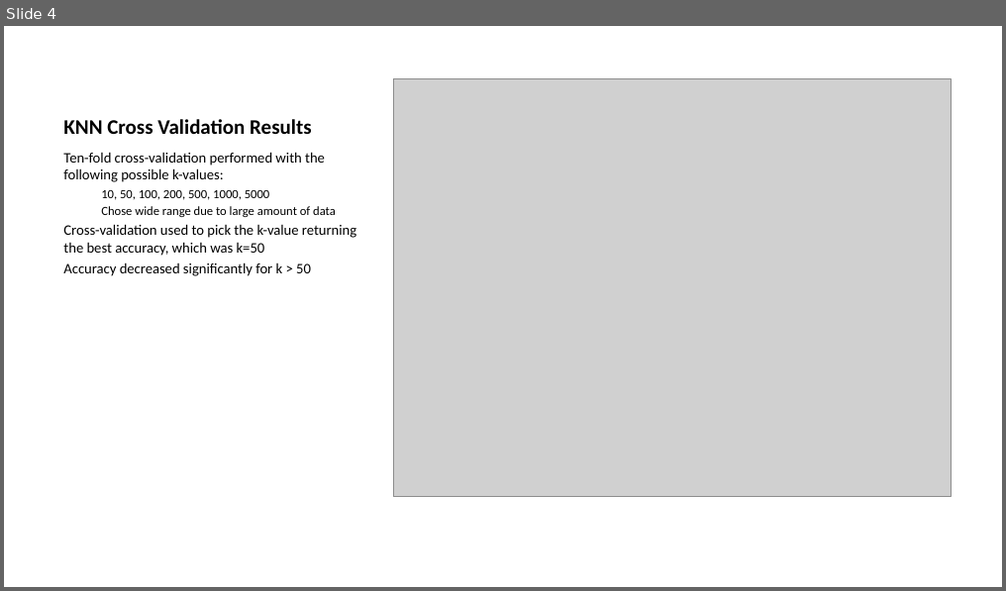
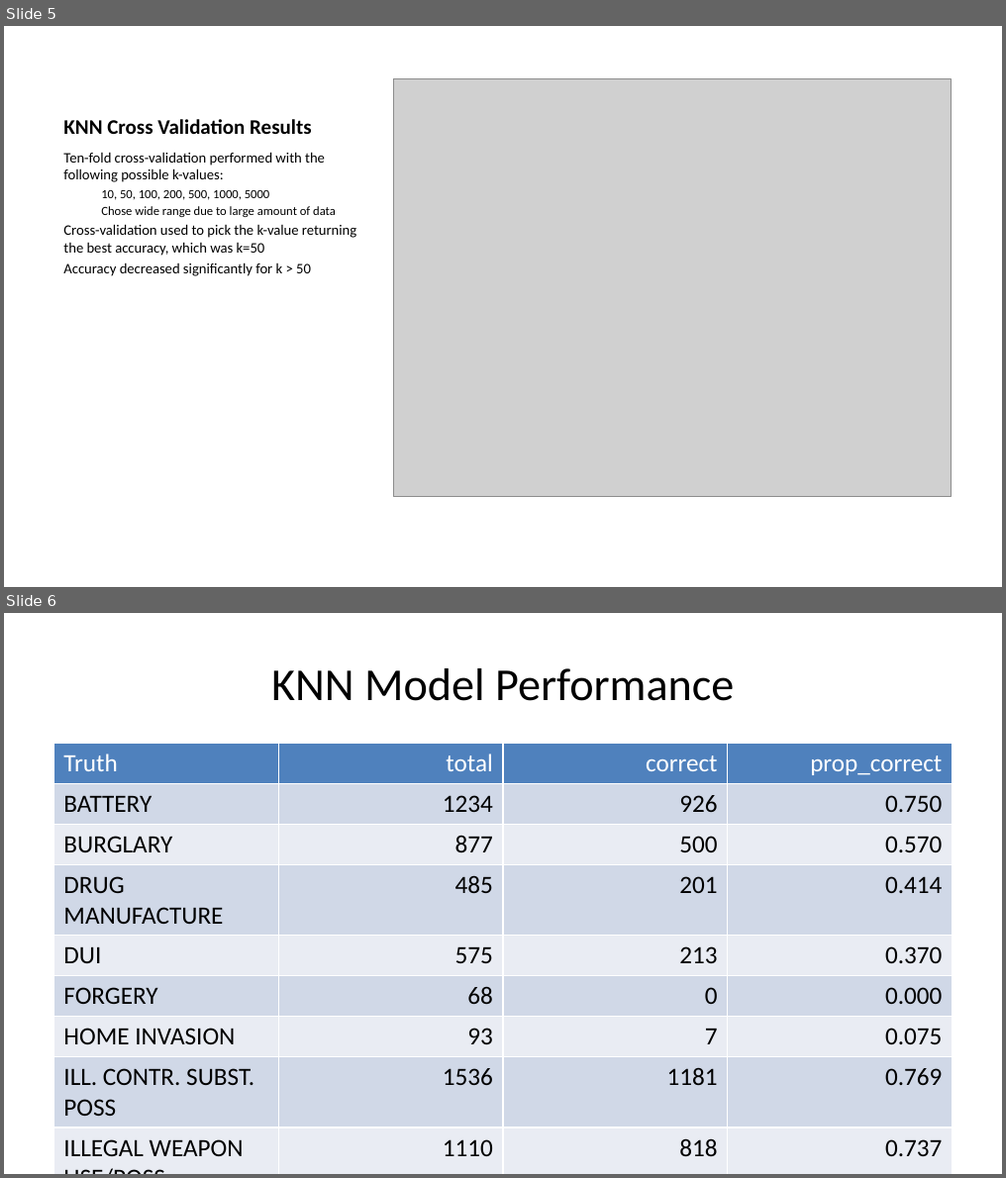
Before and after one commit to dsci445-csu/project-5, a slide deck: Presentation/AaronSlides.pptx. Shown one above the other, each under a label of ours: slide 4 before the commit, slides 5 and 6 after it. The pictures are 1006x591 and 1006x1178 pixels, drawn with LibreOffice and Linux fonts; fonts in the diff are those of the drawing; grey boxes stand for pictures. Boxes give left, top, right and bottom in pixels: in the first picture for what was removed or moved away, otherwise in the second. Text is boxed around its words. In the diff, an @@ line names an element or a change of style, - is before the commit and + after.

```diff
--- a/Presentation/AaronSlides.pptx
+++ b/Presentation/AaronSlides.pptx
@@ slide 6 added at <box>4,613,1002,1174</box>, background #FFFFFF @@
@@ title added at <box>271,668,734,701</box>, 33 pt, text #000000 @@
+KNN Model Performance
@@ table added at <box>54,744,952,1161</box>, 10 rows, 4 columns @@
+Truth | total | correct | prop_correct
+BATTERY | 1234 | 926 | 0.750
+BURGLARY | 877 | 500 | 0.570
+DRUG MANUFACTURE | 485 | 201 | 0.414
+DUI | 575 | 213 | 0.370
+FORGERY | 68 | 0 | 0.000
+HOME INVASION | 93 | 7 | 0.075
+ILL. CONTR. SUBST. POSS | 1536 | 1181 | 0.769
+ILLEGAL WEAPON USE/POSS | 1110 | 818 | 0.737
+ILLEGAL/CHILD PORN | 51 | 0 | 0.000
@@ what was slide 4 is now slide 5 @@
```
Also in this commit, not shown: 2 slides changed, 2 other slides added, 1 slide removed, 1 other file.
